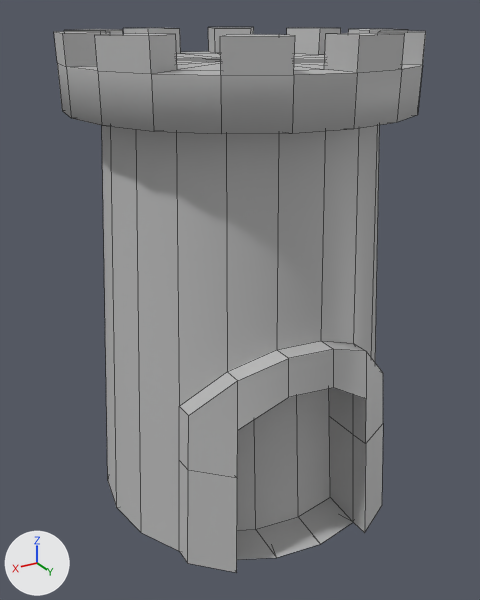
What one commit did to the FBX model GameJamACDL project/Assets/3D/FBX/Tour_FBX.fbx.
Both versions are drawn from a camera (50 mm lens) standing at (0.0339, 0.1005, 0.0861) and looking at (-0.025, 0.0023, 0.0371). The lights are fixed; the arrows at lower left show +X, +Y and +Z. Mesh edges are drawn as thin lines. Where no turn or scale is listed for an object, it has been applied to the vertices.
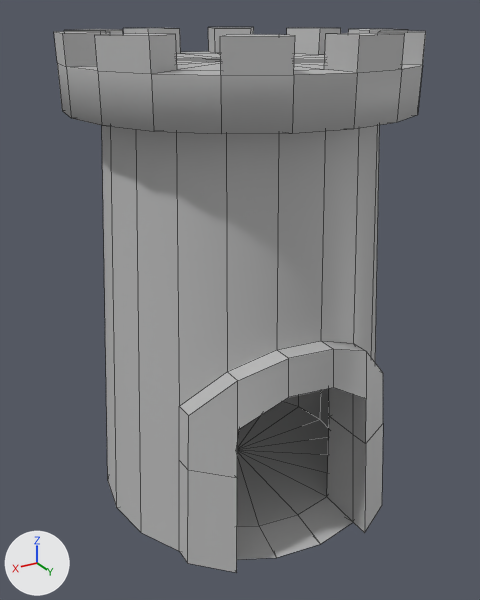
Where the newer file only moved an object's origin or applied its transform, the numbers keep the older frame.

Location of each change, [x1, y1, x2, y2] in pixels of the pictures (480 x 600 px):
part 1 of me_mesh, built on: [237, 389, 353, 560] in both

Diff of the bpy script that builds the scene:
```diff
--- a/GameJamACDL project/Assets/3D/FBX/Tour_FBX.fbx.py
+++ b/GameJamACDL project/Assets/3D/FBX/Tour_FBX.fbx.py
@@ me_mesh @@
 # used by ob_pcylinder3; location = (-0.0261, 0.0007, 0.0191)
-me_mesh.from_pydata(...)  # 184 vertices, 198 faces; spans x -0.0294..0.0294, y -0.0294..0.0297, z -0.0203..0.0646
+me_mesh.from_pydata(...)  # 231 vertices, 245 faces; spans x -0.0294..0.0294, y -0.0294..0.0297, z -0.0203..0.0646
+# me_mesh part 1
+# 3 faces are deleted
+# 4 vertices move from x -0.0086..0.0163, y 0.0156..0.0209, z -0.0193 to x -0.0077..0.0148, y 0.016..0.0208, z -0.0188
+# 47 vertices are added at x -0.0224..0.0226, y -0.0244..0.0206, z -0.0183..0.0472
+# 50 new faces join them
 me_mesh.materials.append(mat_tour_texture)
```
